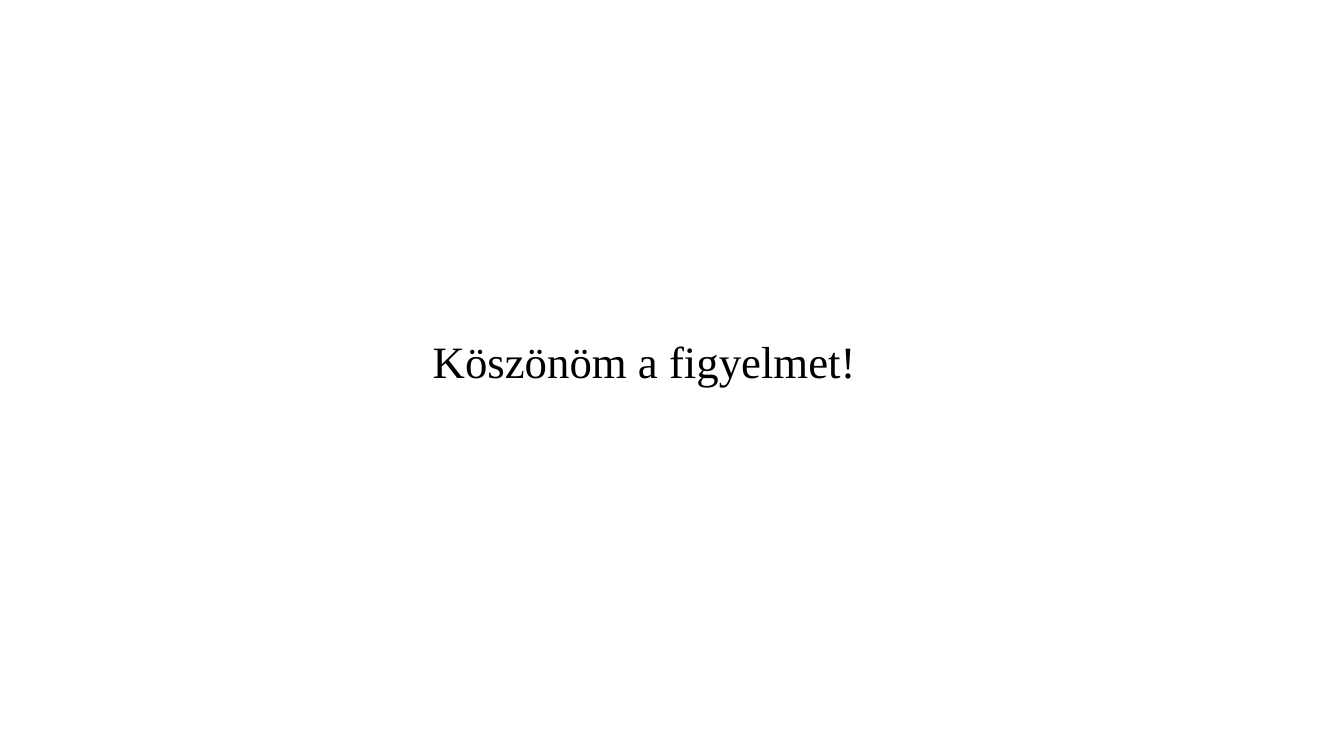
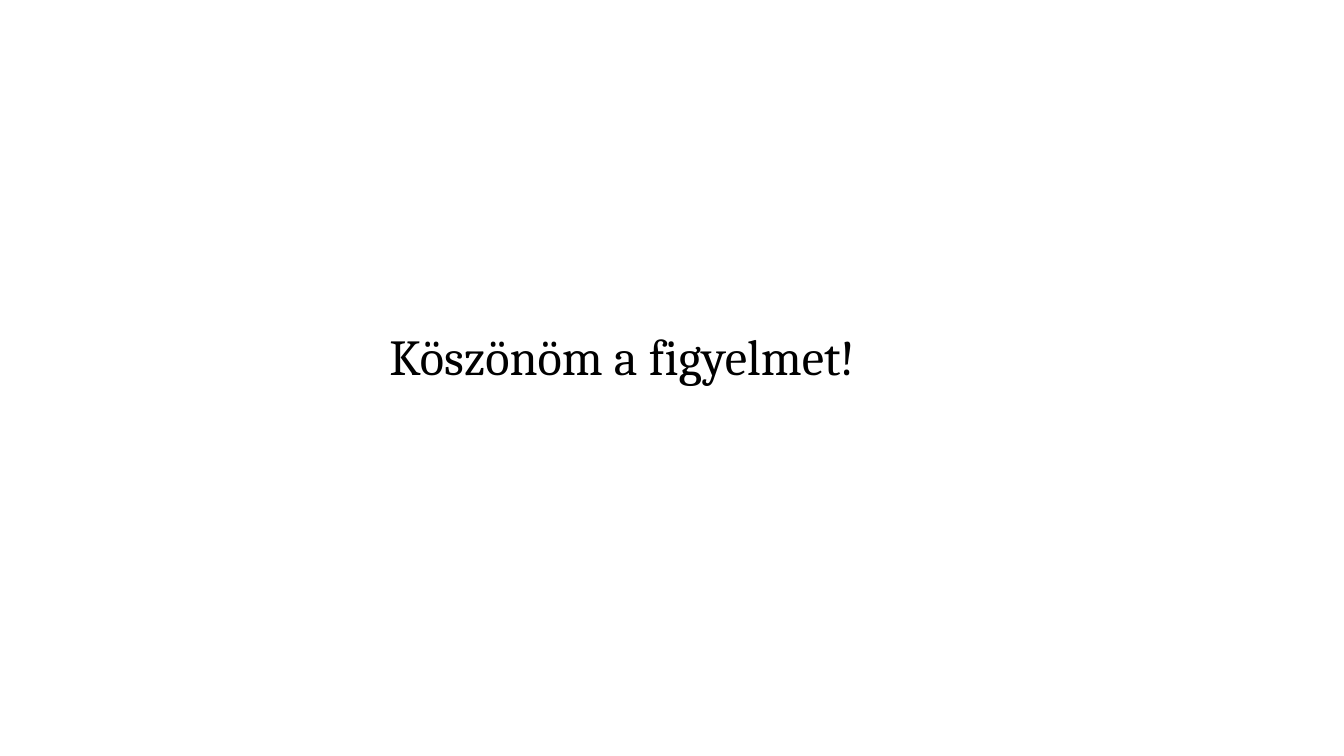
Before and after one commit to somodikonrad/Paprika, a slide deck: slide 10 of Beadandó SK.pptx. Drawn at 1344x756 pixels with LibreOffice and Linux fonts; fonts in the diff are those of the drawing. Boxes give left, top, right and bottom in pixels: in the first picture for what was removed or moved away, otherwise in the second. Text is boxed around its words. In the diff, an @@ line names an element or a change of style, - is before the commit and + after.

```diff
--- a/Beadandó SK.pptx
+++ b/Beadandó SK.pptx
@@ text "Köszönöm a figyelmet!": place and size @@
-text "Köszönöm a figyelmet!" at <box>433,346,855,388</box>
+text "Köszönöm a figyelmet!" at <box>389,339,855,386</box>
@@ text "Köszönöm a figyelmet!" at <box>389,339,855,386</box>: size 32 to 36 pt, font Times New Roman to Cambria @@
```
Also in this commit, not shown: 1 other slide changed.
